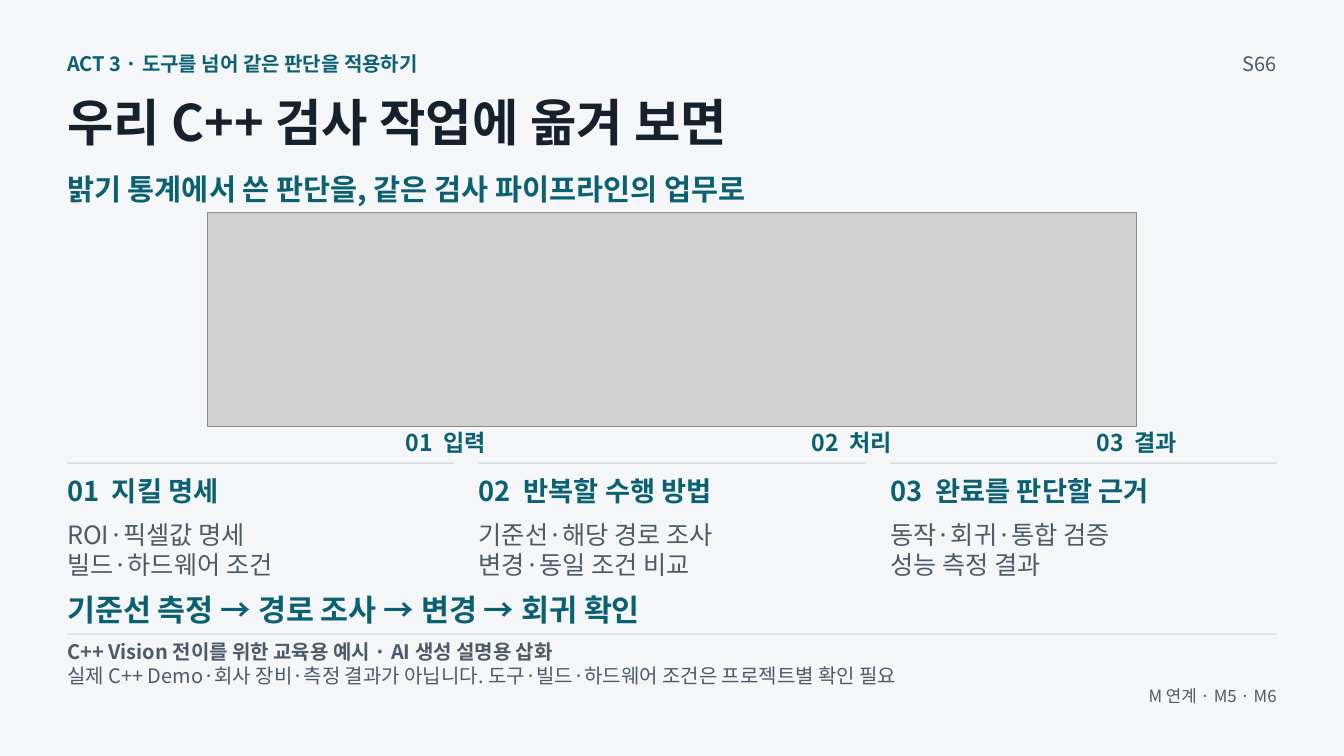
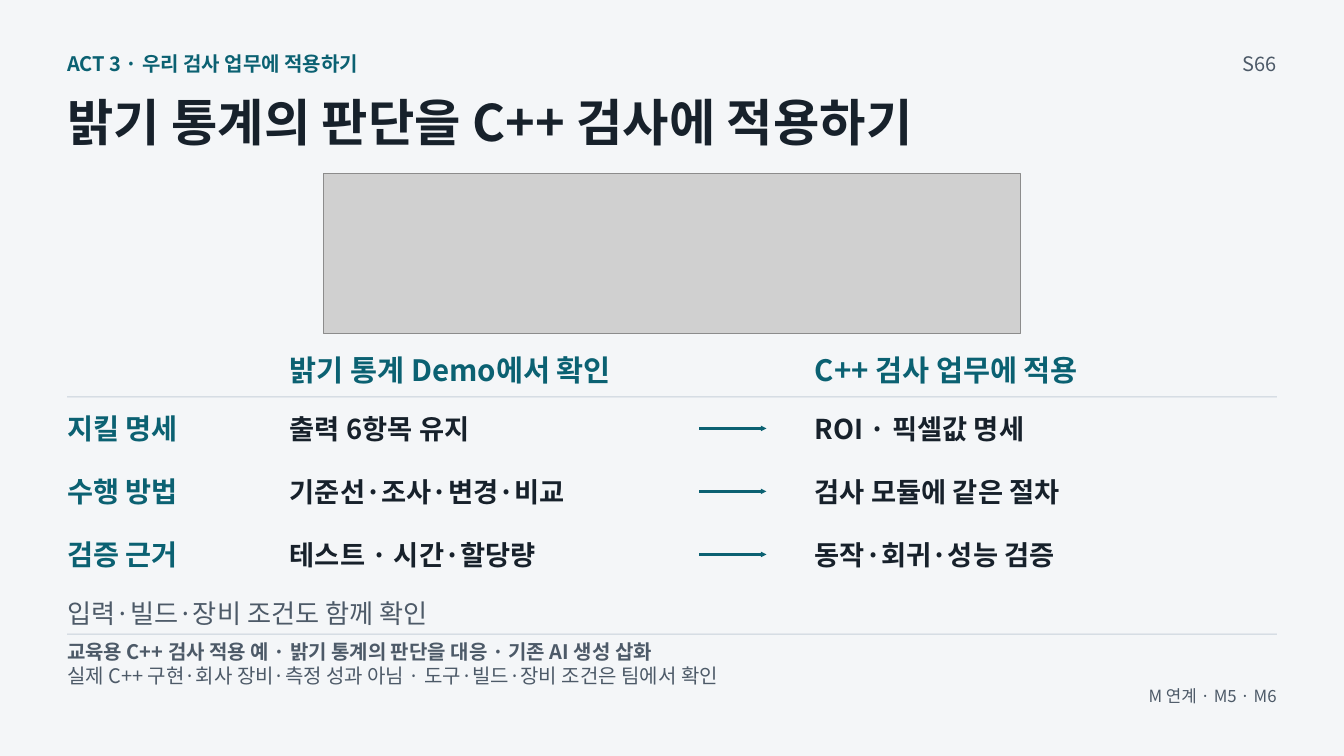
Before and after one commit to GideokKim/ai-dev-training, a slide deck: slide 17 of production/ACT_3.pptx. Drawn at 1344x756 pixels with LibreOffice and Linux fonts; fonts in the diff are those of the drawing; grey boxes stand for pictures. Boxes give left, top, right and bottom in pixels: in the first picture for what was removed or moved away, otherwise in the second. Text is boxed around its words. In the diff, an @@ line names an element or a change of style, - is before the commit and + after.

```diff
--- a/production/ACT_3.pptx
+++ b/production/ACT_3.pptx
@@ text at (67,54,358,73): text changed @@
-ACT 3 · 도구를 넘어 같은 판단을 적용하기
+ACT 3 · 우리 검사 업무에 적용하기
@@ text at (67,98,912,146): text changed; size 21 to 36 pt; text colour #0B6172 to #17212B @@
-밝기 통계에서 쓴 판단을, 같은 검사 파이프라인의 업무로
+밝기 통계의 판단을 C++ 검사에 적용하기
@@ text removed at (67,98,727,146) @@
-우리 C++ 검사 작업에 옮겨 보면
@@ picture: place and size @@
-picture at (208,212,1137,425)
+picture at (324,173,1020,334)
@@ text added at (290,356,611,384), 21 pt, text #0B6172, bold @@
+밝기 통계 Demo에서 확인
@@ text added at (815,356,1078,384), 21 pt, text #0B6172, bold @@
+C++ 검사 업무에 적용
@@ text at (67,415,178,442): text changed; size 19.5 to 20.2 pt @@
-01 지킬 명세
+지킬 명세
@@ line moved from (479, 463) - (865, 463) to (68, 397) - (1277, 397) @@
@@ text added at (290,416,469,442), 19.5 pt, text #17212B, bold @@
+출력 6항목 유지
@@ text at (815,416,1024,442): text changed; size 18 to 19.5 pt; text colour #4D5A68 to #17212B; bold on @@
-ROI·픽셀값 명세
-빌드·하드웨어 조건
+ROI · 픽셀값 명세
@@ text removed at (406,431,485,453) @@
-01 입력
@@ arrow added from (700, 429) to (766, 429), #0B6172 1.88 pt @@
@@ text removed at (812,431,891,453) @@
-02 처리
@@ text removed at (1097,431,1176,453) @@
-03 결과
@@ text at (67,478,178,505): text changed; size 19.5 to 20.2 pt @@
-02 반복할 수행 방법
+수행 방법
@@ line removed from (68, 463) to (454, 463) @@
@@ text at (290,479,565,505): text changed; size 18 to 19.5 pt; text colour #4D5A68 to #17212B; bold on @@
-기준선·해당 경로 조사
-변경·동일 조건 비교
+기준선·조사·변경·비교
@@ text added at (815,479,1060,505), 19.5 pt, text #17212B, bold @@
+검사 모듈에 같은 절차
@@ line removed from (890, 463) to (1277, 463) @@
@@ text removed at (890,478,1149,504) @@
-03 완료를 판단할 근거
@@ arrow added from (700, 492) to (766, 492), #0B6172 1.88 pt @@
@@ text added at (67,541,178,568), 20.2 pt, text #0B6172, bold @@
+검증 근거
@@ text added at (290,542,536,568), 19.5 pt, text #17212B, bold @@
+테스트 · 시간·할당량
@@ arrow added from (700, 555) to (766, 555), #0B6172 1.88 pt @@
@@ text at (815,542,1054,568): text changed; size 18 to 19.5 pt; text colour #4D5A68 to #17212B; bold on @@
-동작·회귀·통합 검증
-성능 측정 결과
+동작·회귀·성능 검증
@@ text at (67,601,427,625): text changed; size 21.8 to 18.8 pt; text colour #0B6172 to #4D5A68; bold off @@
-기준선 측정 → 경로 조사 → 변경 → 회귀 확인
+입력·빌드·장비 조건도 함께 확인
@@ text at (67,642,652,661): text changed @@
-C++ Vision 전이를 위한 교육용 예시 · AI 생성 설명용 삽화
+교육용 C++ 검사 적용 예 · 밝기 통계의 판단을 대응 · 기존 AI 생성 삽화
@@ text at (67,666,718,685): text changed @@
-실제 C++ Demo·회사 장비·측정 결과가 아닙니다. 도구·빌드·하드웨어 조건은 프로젝트별 확인 필요
+실제 C++ 구현·회사 장비·측정 성과 아님 · 도구·빌드·장비 조건은 팀에서 확인
```
Also in this commit, not shown: 23 other files.
